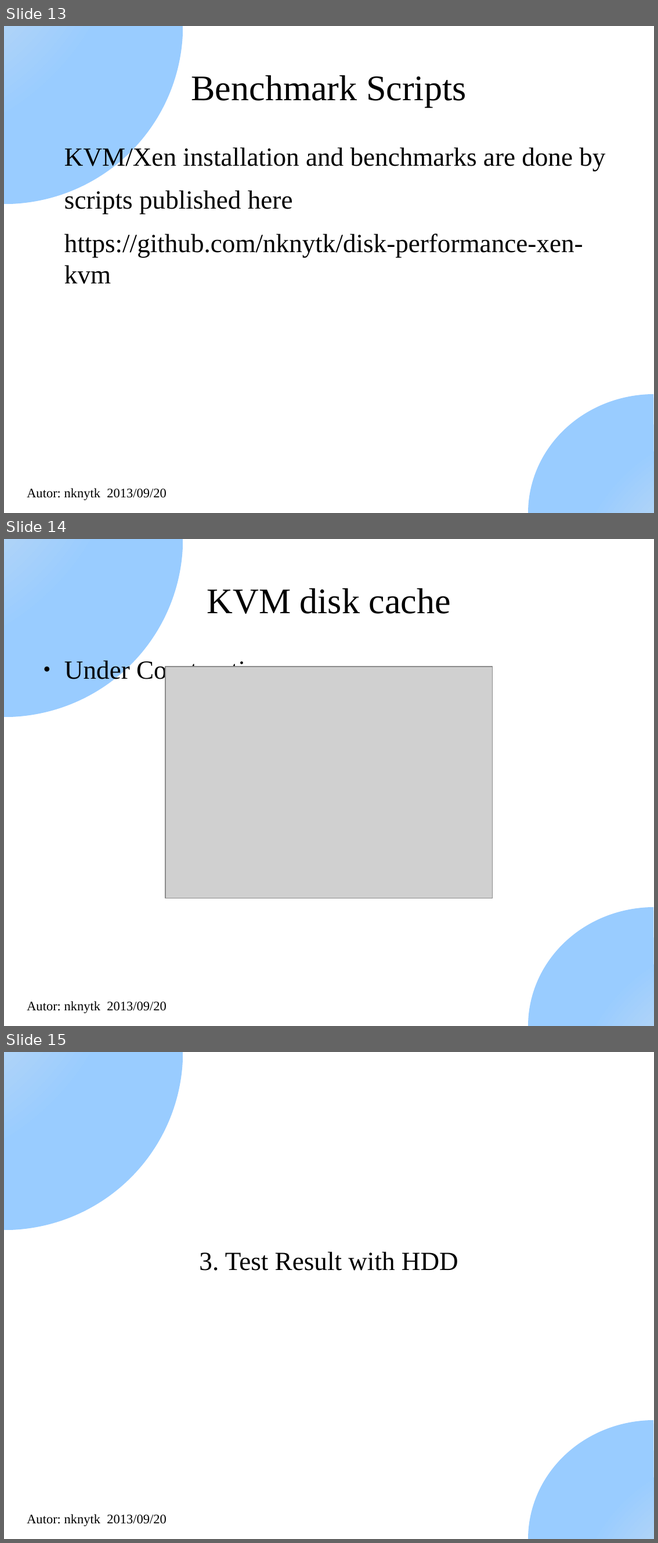
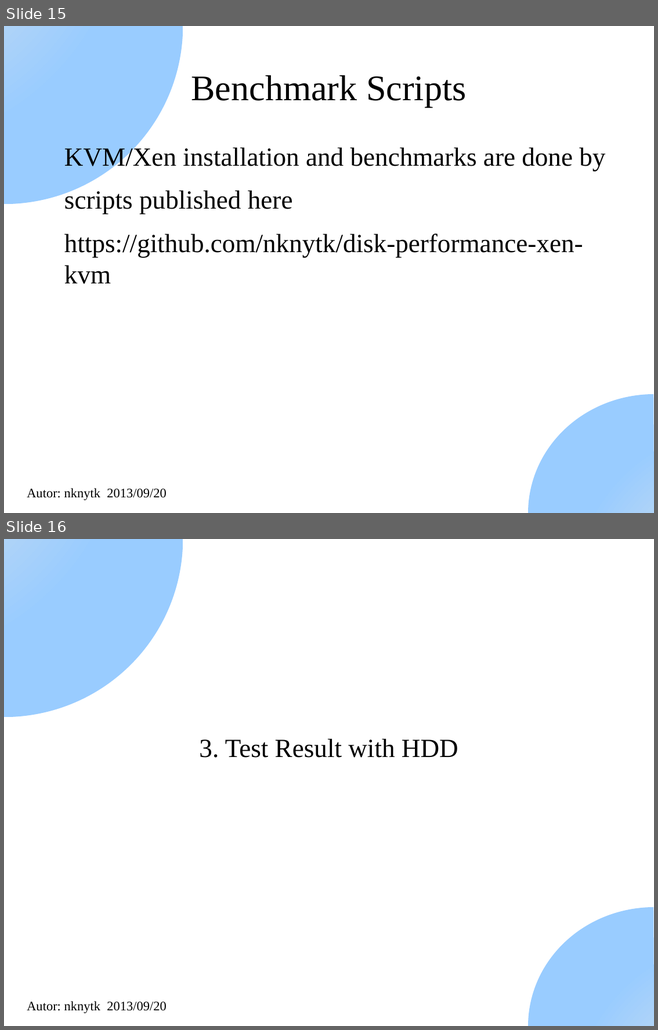
Before and after one commit to nknytk/disk-performance-xen-kvm, a slide deck: DiskPerformanceXenAndKvm.odp. Shown one above the other, each under a label of ours: slides 13, 14 and 15 before the commit, slides 15 and 16 after it. The pictures are 658x1543 and 658x1030 pixels, drawn with LibreOffice and Linux fonts; fonts in the diff are those of the drawing; grey boxes stand for pictures. Boxes give left, top, right and bottom in pixels: in the first picture for what was removed or moved away, otherwise in the second. Text is boxed around its words. In the diff, an @@ line names an element or a change of style, - is before the commit and + after.

Commit message:
Add explanation on KVM disk cache policy

```diff
--- a/DiskPerformanceXenAndKvm.odp
+++ b/DiskPerformanceXenAndKvm.odp
@@ slide 14 removed at (4,539,654,1026), background #FFFFFF; not listed: 3 template elements that a slide beside it also shows @@
@@ title removed at (206,588,451,614) @@
-KVM disk cache
@@ text removed at (64,658,271,684) @@
-● Under Construction
@@ picture removed at (165,667,493,899) @@
@@ what was slide 13 is now slide 15 @@
@@ what was slide 15 is now slide 16 @@
```
Also in this commit, not shown: 8 slides changed, 3 slides added.
